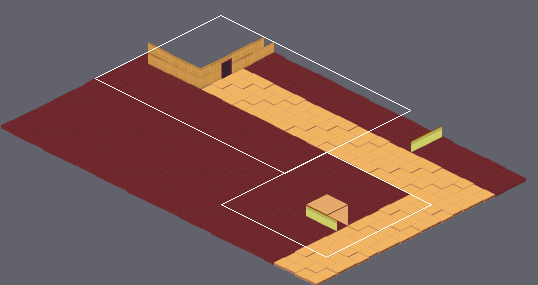
Tiled map -- Output/Assets/Maps/Mapa desierto.tmx. The first picture is a wide view before the edit; the outline marks the close-up.
Close-up. First the earlier version:
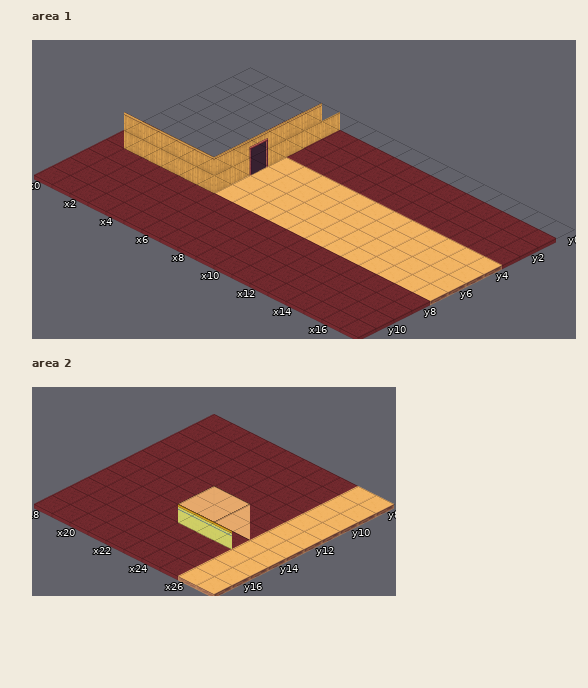
Cells are 128x64 px. Isometric: x runs down to the right, y down to the left. Shown: area 1 x 0..17, y 0..11; area 2 x 18..27, y 8..17. The commit also changed other parts of the map, which this record leaves out. The old version is drawn lined up with the new one.
After the commit:
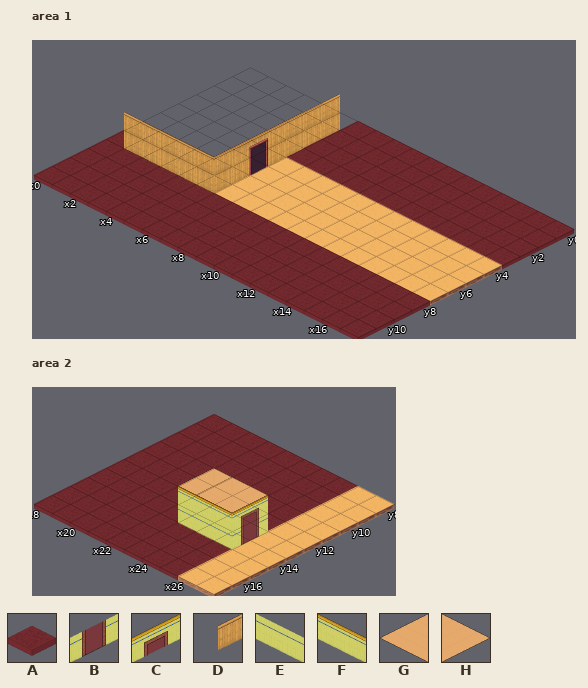
Key: from "TABERNA": A 6, B 17, C 27, D 36, E 38, F 50, G 53, H 54.
_ is an empty cell.
Difference:
{"change": "map size 30x20 -> 30x21 cells (old content now starts at 0,1; both pictures use the new coordinates)"}
{"where": "layer \"Tile Layer 1\", area 1"}
{"y":0,"x":4,"old":"_","new":"D"}
{"y":0,"x":6,"old":"____________","new":"AAAAAAAAAAAA"}
{"where": "layer \"Tile Layer 1\", area 2"}
{"y":12,"x":24,"old":"A","new":"_"}
{"y":13,"x":24,"old":"A","new":"_"}
{"where": "layer \"Buildings\", area 2"}
{"y":11,"x":22,"old":"__","new":"HH"}
{"y":12,"x":21,"old":"__H_","new":"GG_C"}
{"y":13,"x":22,"old":"G_G_","new":"FF_B"}
{"y":14,"x":23,"old":"FF","new":"EE"}
{"label":"added","picture_box":[322,94,574,238]}
{"label":"changed","picture_box":[178,468,268,540]}
